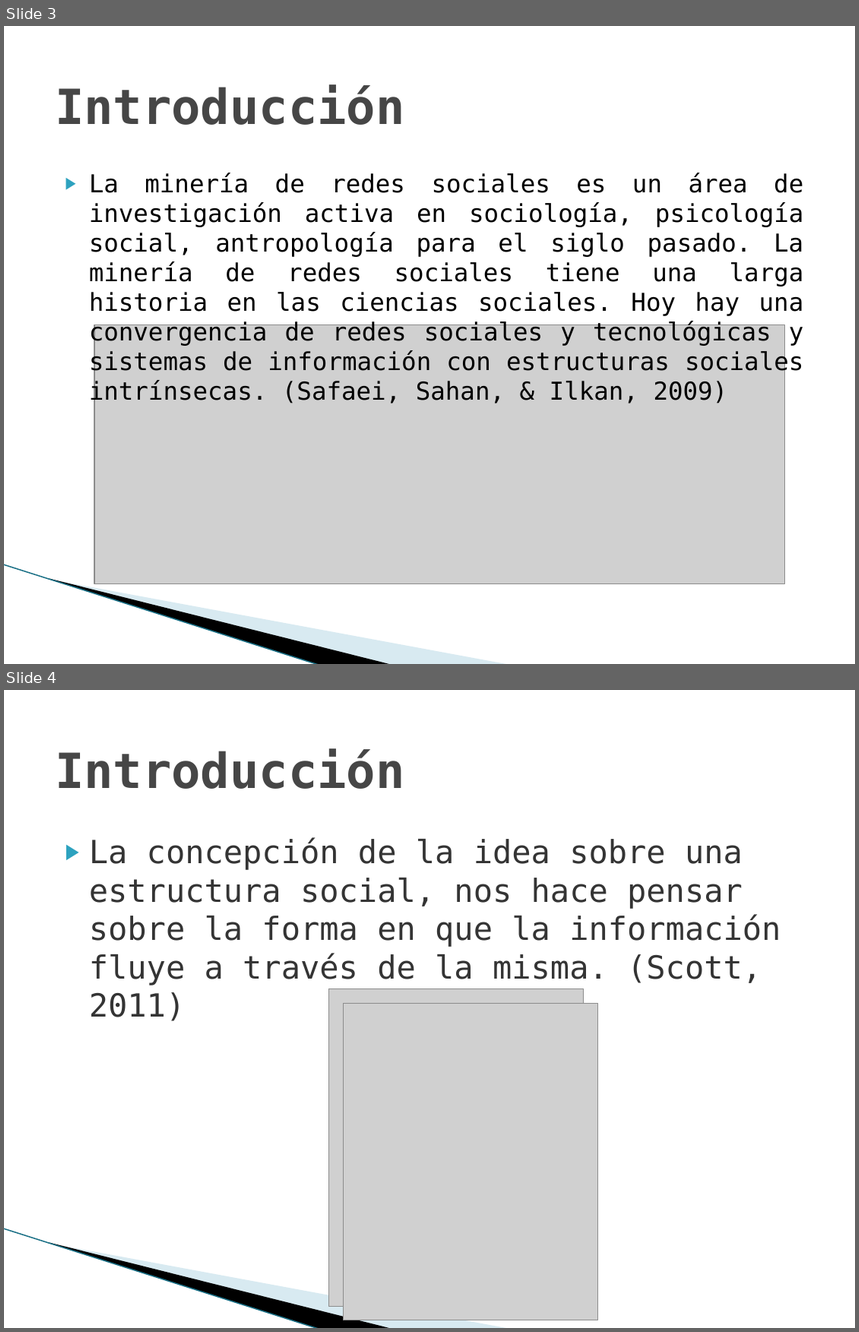
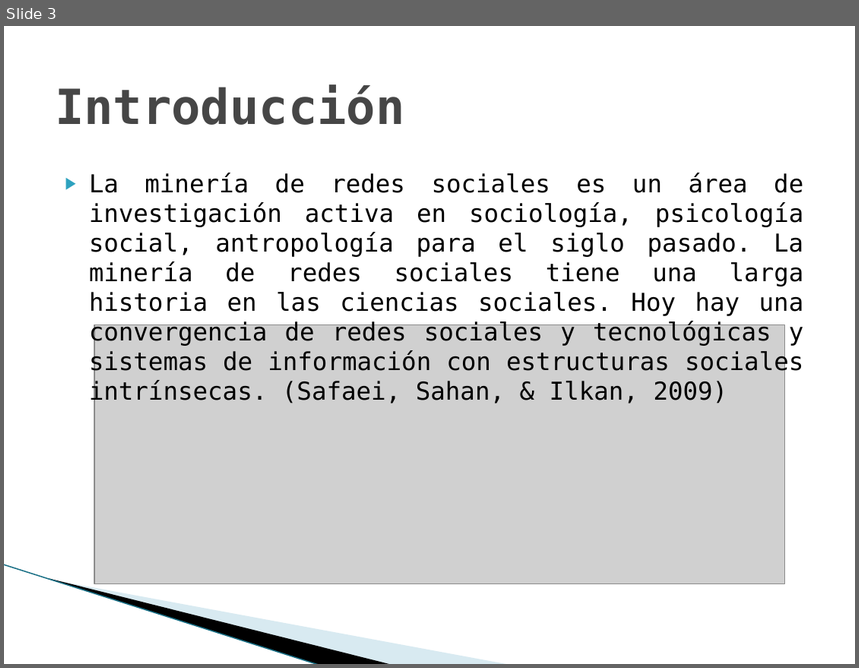
Before and after one commit to idcodeoverflow/SocialNetworkAnalyzer, a slide deck: docs/Agentes Web Inteligentes para la detección de individuos.pptx. Shown one above the other, each under a label of ours: slides 3 and 4 before the commit, slide 3 after it. The pictures are 859x1332 and 859x668 pixels, drawn with LibreOffice and Linux fonts; fonts in the diff are those of the drawing; grey boxes stand for pictures; background and template pictures are left out. Boxes give left, top, right and bottom in pixels: in the first picture for what was removed or moved away, otherwise in the second. Text is boxed around its words. In the diff, an @@ line names an element or a change of style, - is before the commit and + after.

```diff
--- a/docs/Agentes Web Inteligentes para la detección de individuos.pptx
+++ b/docs/Agentes Web Inteligentes para la detección de individuos.pptx
@@ slide 4 removed at bbox=[4, 690, 855, 1328], background #FFFFFF; not listed: 3 template elements that a slide beside it also shows @@
@@ title removed at bbox=[55, 749, 405, 789] @@
-Introducción
@@ text removed at bbox=[89, 837, 781, 1021] @@
-▶ La concepción de la idea sobre una estructura social, nos hace pensar sobre la forma en que la información fluye a través de la misma. (Scott, 2011)
@@ picture removed at bbox=[329, 989, 584, 1306] @@
@@ picture removed at bbox=[344, 1003, 598, 1321] @@
```
Also in this commit, not shown: 6 slides changed.
